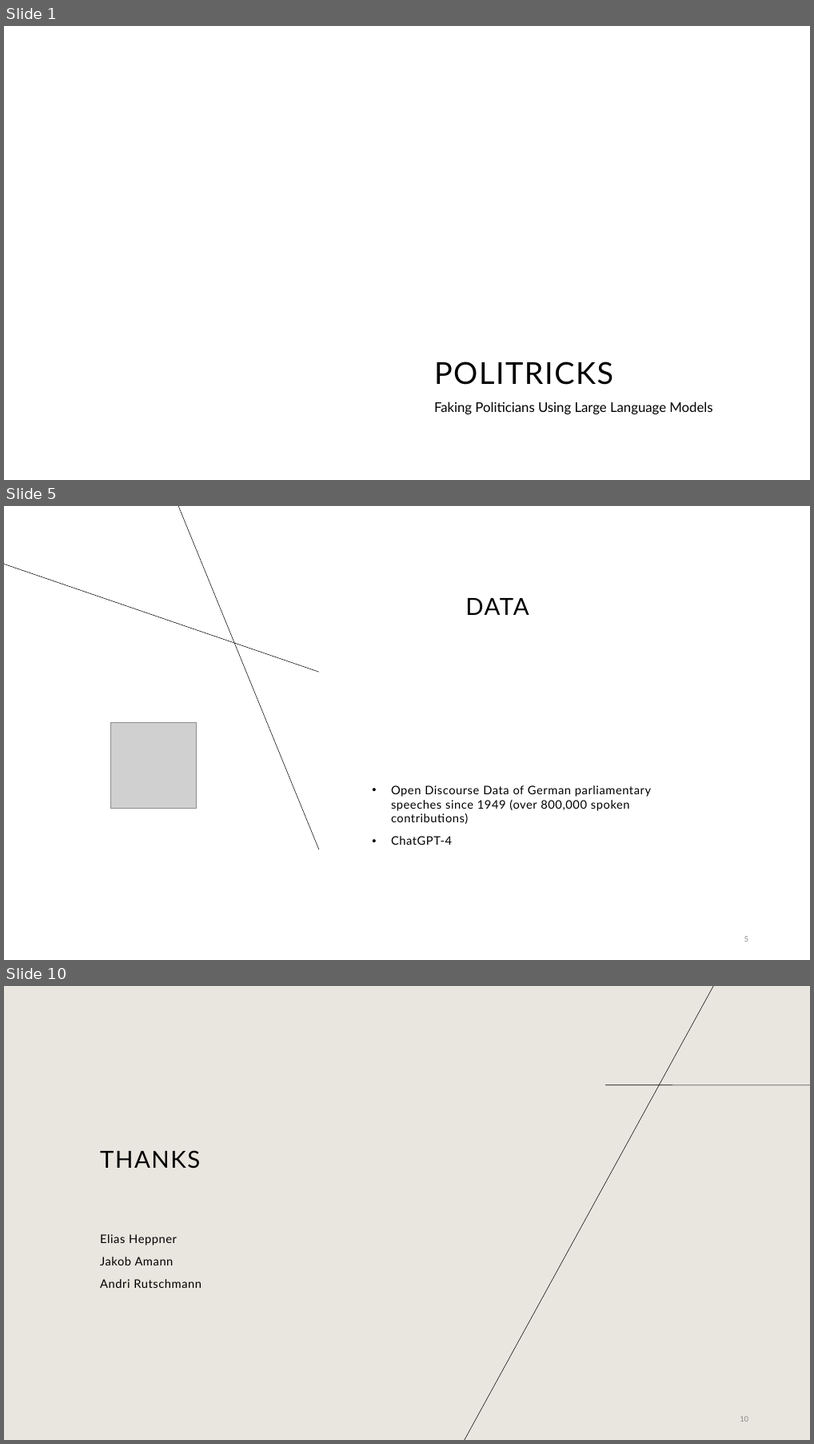
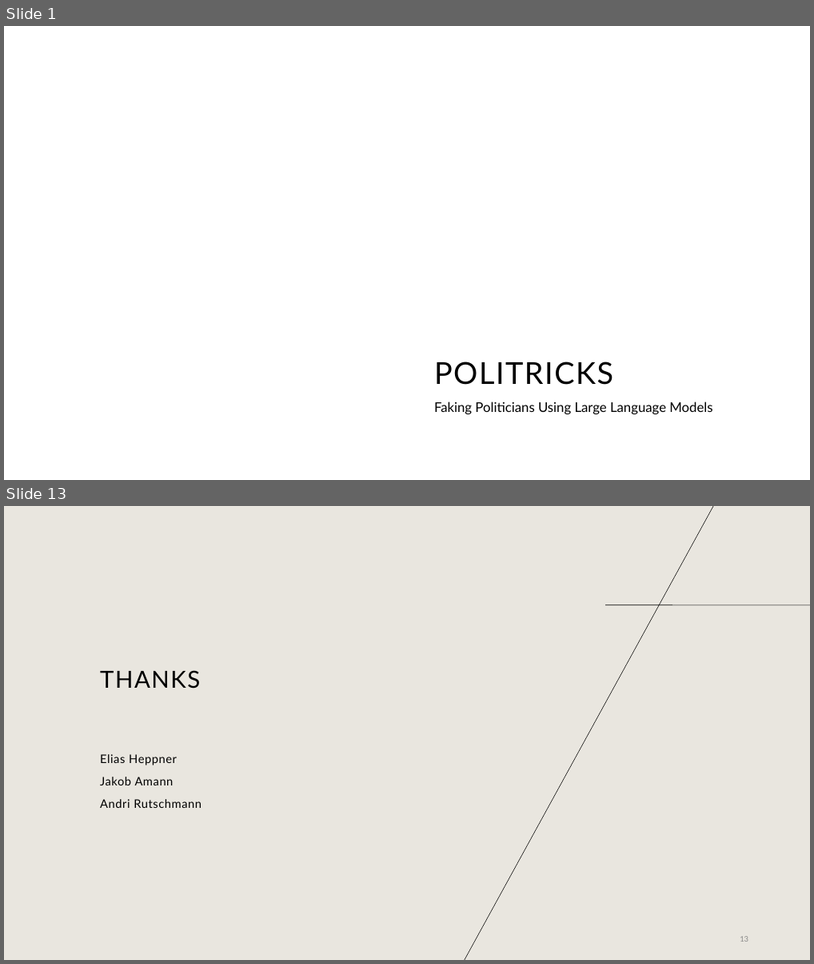
Before and after one commit to EliasHepp/Politricks, a slide deck: final_presentation.odp. Shown one above the other, each under a label of ours: slides 1, 5 and 10 before the commit, slides 1 and 13 after it; the slides between them are not shown. The pictures are 814x1444 and 814x964 pixels, drawn with LibreOffice and Linux fonts; fonts in the diff are those of the drawing; grey boxes stand for pictures; background and template pictures are left out. Boxes give left, top, right and bottom in pixels: in the first picture for what was removed or moved away, otherwise in the second. Text is boxed around its words. In the diff, an @@ line names an element or a change of style, - is before the commit and + after.

```diff
--- a/final_presentation.odp
+++ b/final_presentation.odp
@@ slide 5 removed at (4, 506, 810, 960), background #FFFFFF @@
@@ line removed from (319, 849) to (179, 506) @@
@@ line removed from (319, 672) to (4, 564) @@
@@ text removed at (466, 598, 529, 615) @@
-DATA
@@ picture removed at (110, 723, 196, 808) @@
@@ text removed at (391, 785, 651, 844) @@
-• Open Discourse Data of German parliamentary speeches since 1949 (over 800,000 spoken contributions)
-• ChatGPT-4
@@ page number removed at (745, 936, 749, 941) @@
-5
@@ what was slide 10 is now slide 13 @@
```
Also in this commit, not shown: 3 slides changed, 8 slides added, 4 other slides removed, 1 other file.
